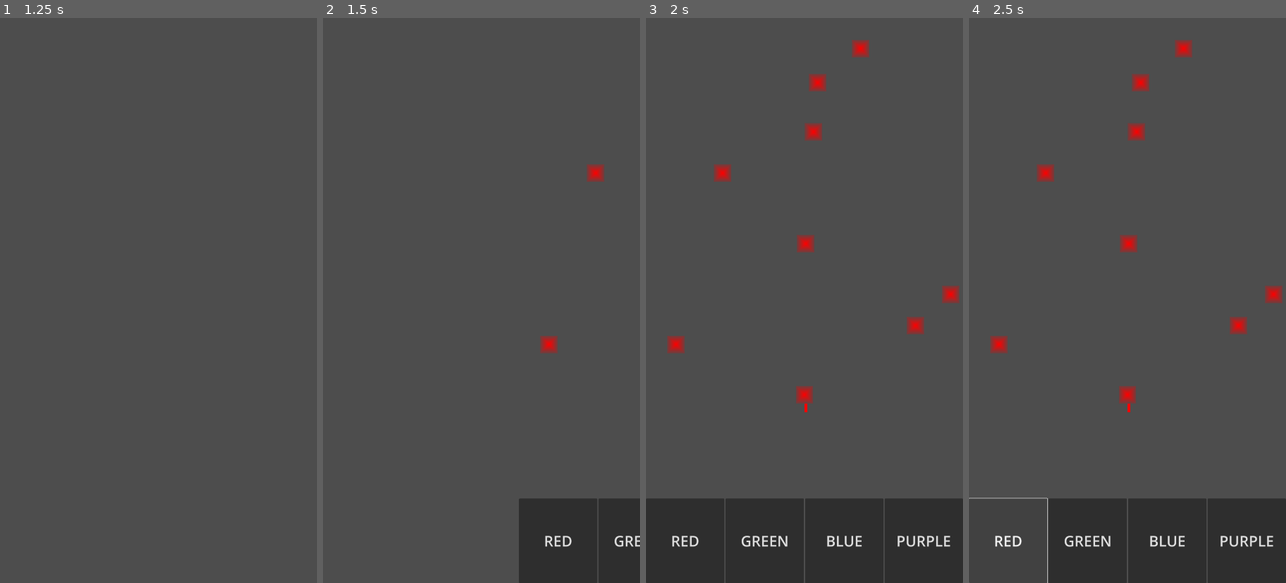
Above: before the commit, frames 1-4 (left to right).
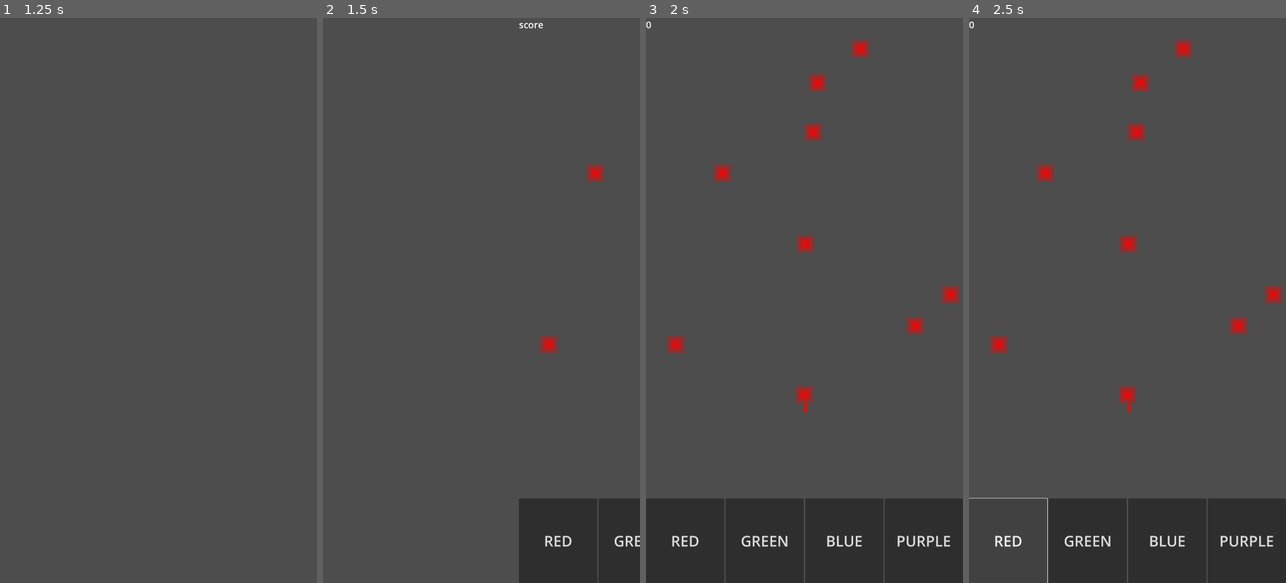
Above: after the commit, the same moments.

Repository: Xavier-Royer/Color-Jumper
Game: Godot game, scene res://Main.tscn
Same seed, same stepped clock (60 frames per second), same inputs: the game is played once before the commit and once after it.
Inputs (mouse positions are in pixels of both pictures, inside the frame that each line leads up to):
- Up to frame 1 (1.25 s): click "PLAY" at 0.5 s
- Up to frame 2 (1.5 s): move the mouse to (551, 272) at 1.27 s; press the mouse at (551, 272) at 1.28 s
- Up to frame 3 (2 s): no input
- Up to frame 4 (2.5 s): release the mouse at (1197, 272) at 2 s; click "RED" at 2 s

Frame 1 is identical in both runs. In frame 2, less than 0.1% of the frame differs, in the area x 62-70%, y 0-2%; in frame 3, less than 0.1%; in frame 4, less than 0.1%.

Commit message:
added scoring and streak

Diff:
--- a/Main.tscn
+++ b/Main.tscn
@@ -7,6 +7,120 @@
 
 [sub_resource type="RectangleShape2D" id="RectangleShape2D_r0du0"]
 size = Vector2(10, 30)
+
+[sub_resource type="Animation" id="Animation_cm0pq"]
+resource_name = "Score"
+length = 0.5
+tracks/0/type = "value"
+tracks/0/imported = false
+tracks/0/enabled = true
+tracks/0/path = NodePath("UI/Score:scale")
+tracks/0/interp = 1
+tracks/0/loop_wrap = true
+tracks/0/keys = {
+"times": PackedFloat32Array(0, 0.25, 0.5),
+"transitions": PackedFloat32Array(1, 1, 1),
+"update": 0,
+"values": [Vector2(1, 1), Vector2(3, 3), Vector2(1, 1)]
+}
+tracks/1/type = "value"
+tracks/1/imported = false
+tracks/1/enabled = true
+tracks/1/path = NodePath("UI/Score:modulate")
+tracks/1/interp = 1
+tracks/1/loop_wrap = true
+tracks/1/keys = {
+"times": PackedFloat32Array(0, 0.1, 0.25, 0.466667),
+"transitions": PackedFloat32Array(1, 1, 1, 1),
+"update": 0,
+"values": [Color(1, 1, 1, 1), Color(0.893985, 0.499101, 3.85046e-07, 1), Color(0.980726, 0, 0.114669, 1), Color(1, 1, 1, 1)]
+}
+
+[sub_resource type="Animation" id="Animation_fos0i"]
+length = 0.001
+tracks/0/type = "value"
+tracks/0/imported = false
+tracks/0/enabled = true
+tracks/0/path = NodePath("UI/Score:scale")
+tracks/0/interp = 1
+tracks/0/loop_wrap = true
+tracks/0/keys = {
+"times": PackedFloat32Array(0),
+"transitions": PackedFloat32Array(1),
+"update": 0,
+"values": [Vector2(1, 1)]
+}
+tracks/1/type = "value"
+tracks/1/imported = false
+tracks/1/enabled = true
+tracks/1/path = NodePath("UI/Score:modulate")
+tracks/1/interp = 1
+tracks/1/loop_wrap = true
+tracks/1/keys = {
+"times": PackedFloat32Array(0),
+"transitions": PackedFloat32Array(1),
+"update": 0,
+"values": [Color(1, 1, 1, 1)]
+}
+tracks/2/type = "value"
+tracks/2/imported = false
+tracks/2/enabled = true
+tracks/2/path = NodePath("UI/Streak:modulate")
+tracks/2/interp = 1
+tracks/2/loop_wrap = true
+tracks/2/keys = {
+"times": PackedFloat32Array(0),
+"transitions": PackedFloat32Array(1),
+"update": 0,
+"values": [Color(1, 1, 1, 1)]
+}
+tracks/3/type = "value"
+tracks/3/imported = false
+tracks/3/enabled = true
+tracks/3/path = NodePath("UI/Streak:theme_override_font_sizes/font_size")
+tracks/3/interp = 1
+tracks/3/loop_wrap = true
+tracks/3/keys = {
+"times": PackedFloat32Array(0),
+"transitions": PackedFloat32Array(1),
+"update": 1,
+"values": [32]
+}
+
+[sub_resource type="Animation" id="Animation_3dxm6"]
+resource_name = "Streak"
+length = 0.5
+tracks/0/type = "value"
+tracks/0/imported = false
+tracks/0/enabled = true
+tracks/0/path = NodePath("UI/Streak:modulate")
+tracks/0/interp = 1
+tracks/0/loop_wrap = true
+tracks/0/keys = {
+"times": PackedFloat32Array(0, 0.166667, 0.25, 0.5),
+"transitions": PackedFloat32Array(1, 1, 1, 1),
+"update": 0,
+"values": [Color(1, 1, 1, 1), Color(1, 0.558628, 0.21451, 1), Color(1, 0.223529, 0.25098, 1), Color(1, 1, 1, 1)]
+}
+tracks/1/type = "value"
+tracks/1/imported = false
+tracks/1/enabled = true
+tracks/1/path = NodePath("UI/Streak:theme_override_font_sizes/font_size")
+tracks/1/interp = 1
+tracks/1/loop_wrap = true
+tracks/1/keys = {
+"times": PackedFloat32Array(0, 0.233333, 0.5),
+"transitions": PackedFloat32Array(1, 1, 1),
+"update": 0,
+"values": [32, 96, 32]
+}
+
+[sub_resource type="AnimationLibrary" id="AnimationLibrary_lgr22"]
+_data = {
+&"RESET": SubResource("Animation_fos0i"),
+&"Score": SubResource("Animation_cm0pq"),
+&"Streak": SubResource("Animation_3dxm6")
+}
 
 [node name="Main" type="Node"]
 
@@ -67,7 +181,6 @@
 text = "Play Again"
 
 [node name="GameScreen" type="CanvasLayer" parent="ScreenManager"]
-visible = false
 script = ExtResource("2_uu6xs")
 
 [node name="Objects" type="Node2D" parent="ScreenManager/GameScreen"]
@@ -143,6 +256,24 @@
 theme = ExtResource("2_fos0i")
 text = "PURPLE"
 
+[node name="Streak" type="Label" parent="ScreenManager/GameScreen/UI"]
+layout_mode = 1
+anchors_preset = 1
+anchor_left = 1.0
+anchor_right = 1.0
+offset_left = -97.0
+offset_bottom = 45.0
+grow_horizontal = 0
+theme_override_font_sizes/font_size = 32
+text = "streak"
+
+[node name="Score" type="Label" parent="ScreenManager/GameScreen/UI"]
+layout_mode = 1
+offset_right = 42.0
+offset_bottom = 23.0
+theme_override_font_sizes/font_size = 32
+text = "score"
+
 [node name="SpawnTimer" type="Timer" parent="ScreenManager/GameScreen"]
 process_callback = 0
 wait_time = 0.405
@@ -150,6 +281,16 @@
 [node name="RainbowTimer" type="Timer" parent="ScreenManager/GameScreen"]
 wait_time = 3.0
 one_shot = true
+
+[node name="AnimationPlayer" type="AnimationPlayer" parent="ScreenManager/GameScreen"]
+libraries = {
+&"": SubResource("AnimationLibrary_lgr22")
+}
+
+[node name="AnimationPlayer2" type="AnimationPlayer" parent="ScreenManager/GameScreen"]
+libraries = {
+&"": SubResource("AnimationLibrary_lgr22")
+}
 
 [connection signal="pressed" from="ScreenManager/HomeScreen/UI/Button" to="ScreenManager" method="_on_play_pressed"]
 [connection signal="pressed" from="ScreenManager/GameOverScreen/UI/Button" to="ScreenManager" method="_on_play_pressed"]
--- a/game_screen.gd
+++ b/game_screen.gd
@@ -17,21 +17,26 @@
 var currentBlock
 
 #game control stuff
-var gameState = "OVER" #OVER, READY, PLAYING
+
+#streaks/scroes
+var score
+var streak
+var lastJumpStamp = 0 #gameruntime of last jump
+
+#spawn rates / difficulty
 var gameSpeed = 400
 var spawnRate = .6 # higher spawn rate = less spawn
-var gameRunTime = 0
-var screen_size
 var blocksSpawned = 0
 var spikeSpawnRate = 1000  #higher = less common
 var rainbowSpawnRate = 100 # higher = less common
-var randomColorRate = 0 # higher = less common
+var randomColorRate = 100 # higher = less common
 var rainbowOver = false
-
 var lastBlockSpawned = null
 
 
-
+var gameState = "OVER" #OVER, READY, PLAYING
+var gameRunTime = 0
+var screen_size
 
 var colorToNumber ={
 	"RED": 1,
@@ -58,6 +63,10 @@
 func playGame():
 	lastBlockSpawned = null
 	print("playing game")
+	streak = 0
+	score = 0
+	$UI/Score.text = str(0)
+	$UI/Streak.text = ""
 	gameState = "READY"
 
 func loadGame():
@@ -129,6 +138,27 @@
 	if rainbowOver:
 		rainbowOver = false
 		changeColor(currentBlock.blockColor)
+
+	if gameState == "PLAYING":
+		if gameRunTime - lastJumpStamp < 0.75:
+			#streak continues
+
+			streak +=1
+			$UI/Streak.text= "X" + str(streak)
+			$AnimationPlayer2.play("Streak")
+		else:
+			#streak ends
+			streak = 0
+			$UI/Streak.text = ""
+
+
+		$AnimationPlayer.play("Score")
+		var tween = create_tween()
+		tween.set_ease(Tween.EASE_IN)
+		#add 100 / howmuch time u were on block * streak
+		tween.tween_property(self,"score", score + (100 /  max(gameRunTime,0.2)- lastJumpStamp) * max(streak,1),.25)
+		lastJumpStamp = gameRunTime
+
 
 func _input(event: InputEvent) -> void:
 	if event is InputEventScreenTouch and event.pressed:  #event.is_action_pressed("Tap"):
@@ -142,6 +172,7 @@
 					gameRunTime = 0
 					gameState = "PLAYING"
 					$SpawnTimer.start()
+					lastJumpStamp = get_process_delta_time()
 
 				#update direction vector
 				var playerPosition  = player.get_global_position()
@@ -164,6 +195,8 @@
 		#updates game time and moves background down
 		gameRunTime += delta
 		movingObjects.position.y += delta*gameSpeed
+		#update score
+		$UI/Score.text = str(score)
 
 
 
@@ -213,10 +246,12 @@
 			block.setColor("PURPLE")
 		else:
 			block.setColor("BLUE")
-	#random chance of making it rainbow
+
+	#random chance of making it a random color
 	if randi_range(0,randomColorRate) ==1:
 		var colors  = ["RED","GREEN","BLUE","PURPLE"]
 		block.setColor(colors[randi_range(0,3)])
+	#random chance of making it rainbow
 	if randi_range(0,rainbowSpawnRate) ==1 :
 		block.setColor("RAINBOW")
 
@@ -237,8 +272,8 @@
 
 
 
-
 func _on_rainbow_timer_timeout() -> void:
+	#this should have two timers, first timeout is normal rainbow, and then switches to flashing as a warning
 	if currentBlock != null:
 		changeColor(currentBlock.blockColor)
 	else:
Not shown: 1 places in Main.tscn that only renumber resources
